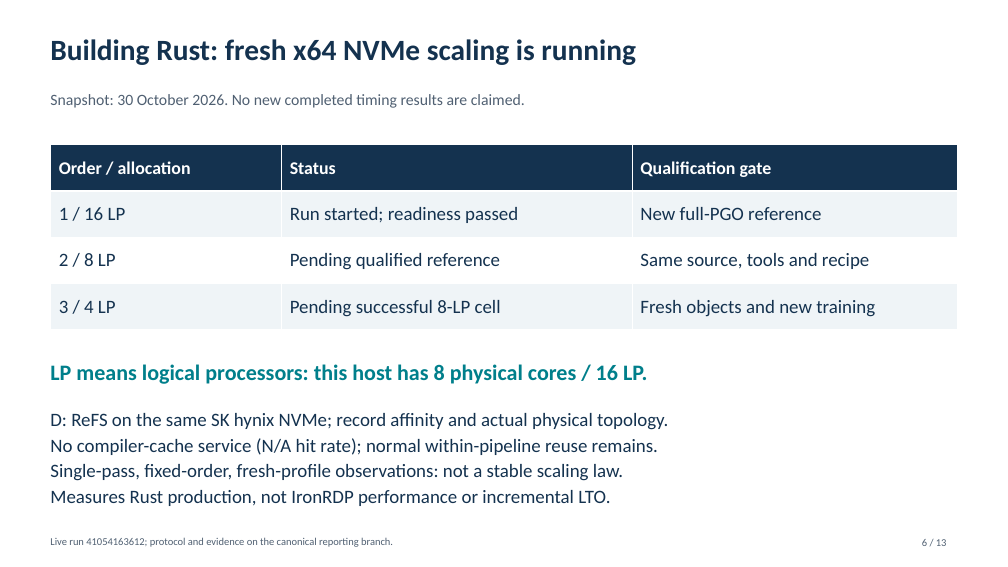
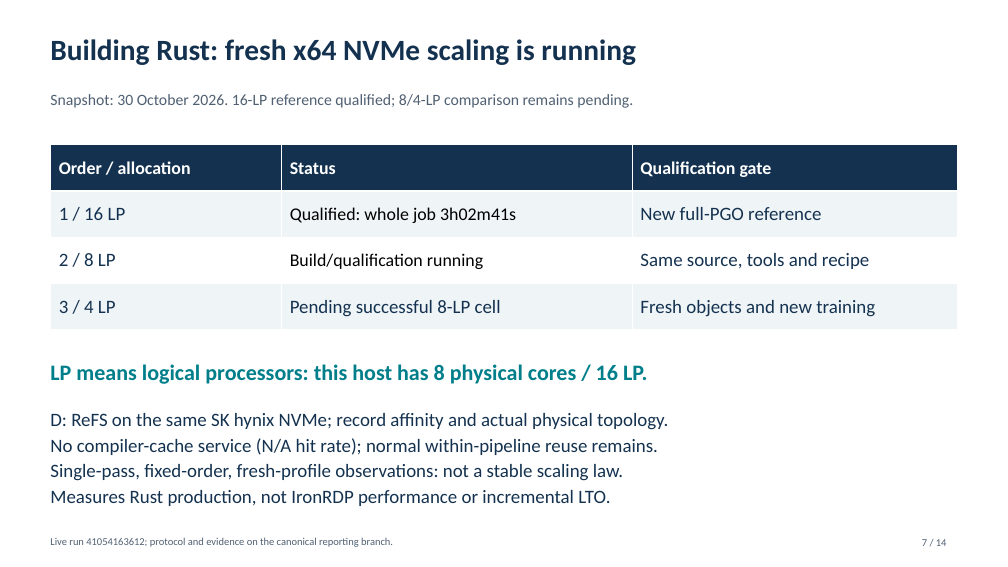
Before and after one commit to marcpems/IronRDP-ci-benchmark, a slide deck: slide 7 of ci-benchmark/matched-release/Rust-Optimization-Summary-Published.pptx (slide 6 before the commit). Drawn at 1008x567 pixels with LibreOffice and Linux fonts; fonts in the diff are those of the drawing. Boxes give left, top, right and bottom in pixels: in the first picture for what was removed or moved away, otherwise in the second. Text is boxed around its words. In the diff, an @@ line names an element or a change of style, - is before the commit and + after.

```diff
--- a/ci-benchmark/matched-release/Rust-Optimization-Summary-Published.pptx
+++ b/ci-benchmark/matched-release/Rust-Optimization-Summary-Published.pptx
@@ text at (50, 94, 633, 108): text changed @@
-Snapshot: 30 October 2026. No new completed timing results are claimed.
+Snapshot: 30 October 2026. 16-LP reference qualified; 8/4-LP comparison remains pending.
@@ table at (51, 145, 959, 330) @@
-row 2, column 2: Run started; readiness passed
+row 2, column 2: Qualified: whole job 3h02m41s
-row 3, column 2: Pending qualified reference
+row 3, column 2: Build/qualification running
@@ text at (922, 539, 947, 546): text changed @@
-6 / 13
+7 / 14
```
Also in this commit, not shown: 12 other slides changed, 1 slide added, 6 other files.
